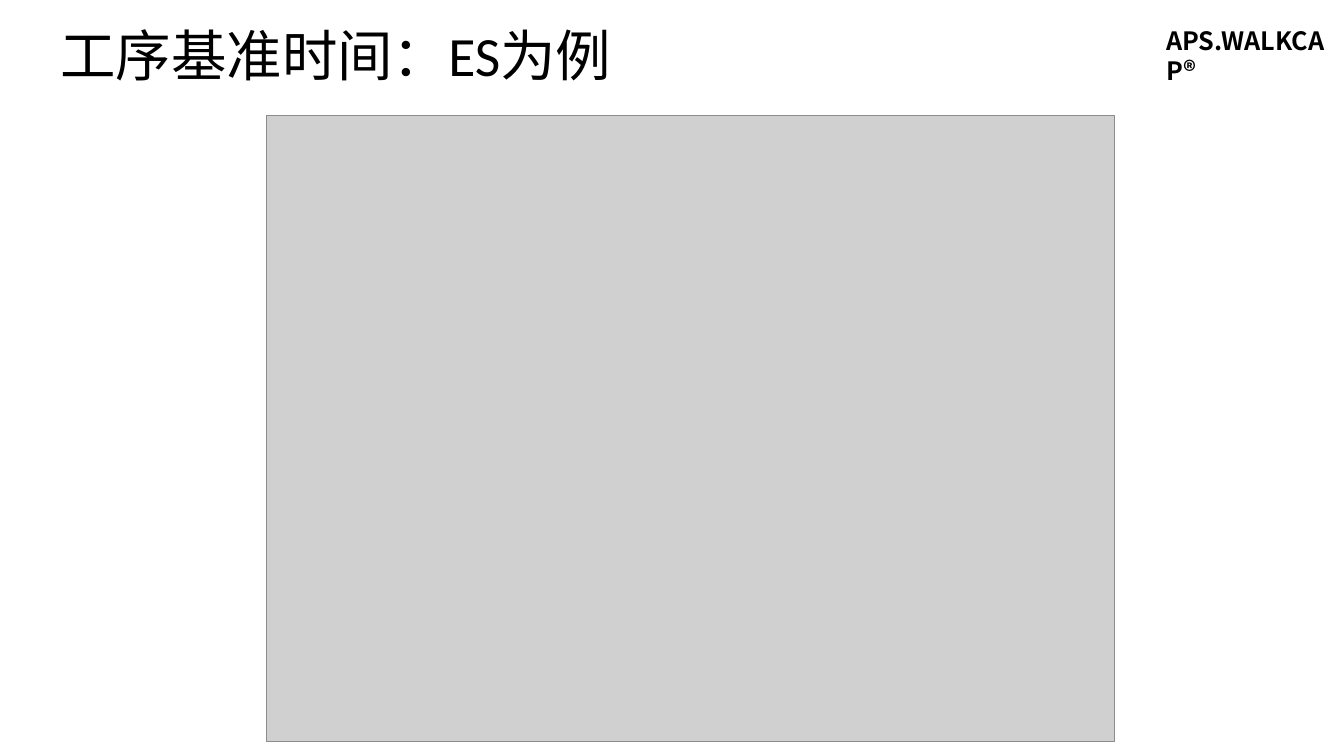
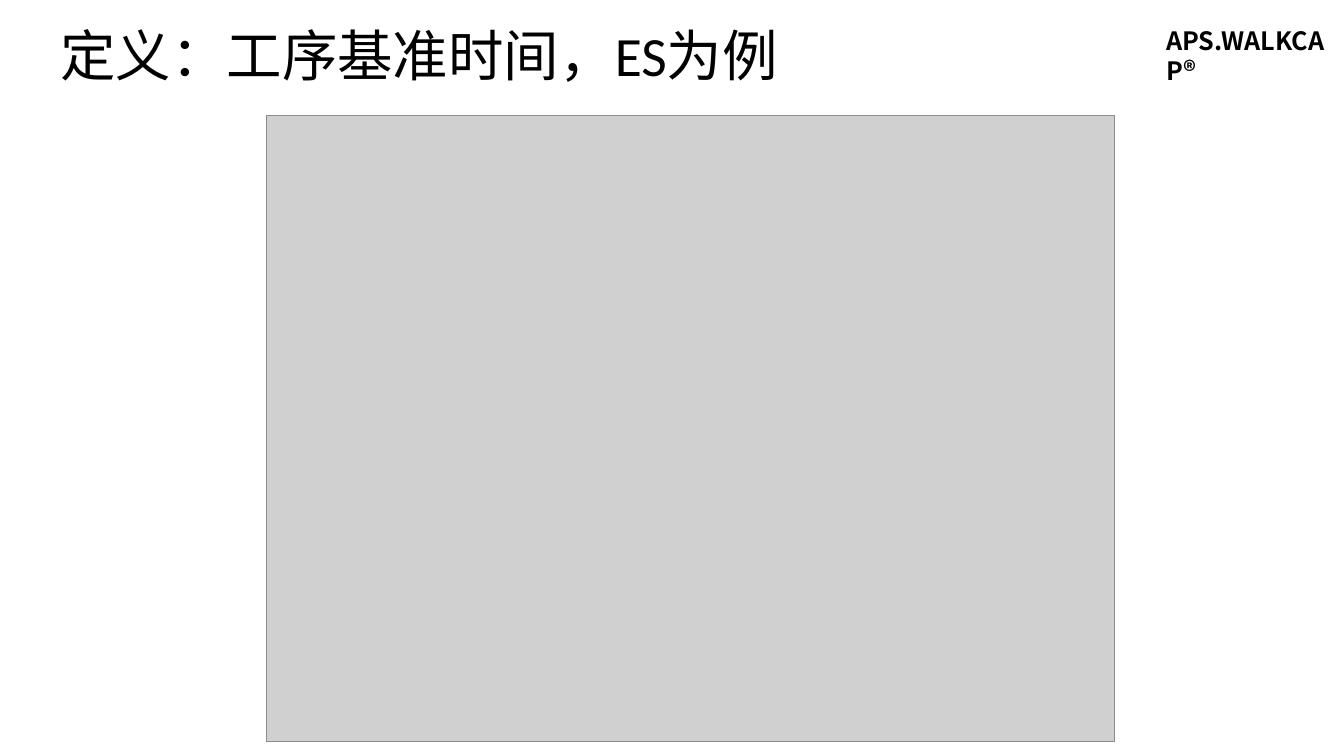
Before and after one commit to walkcap/APS.WALKCAP, a slide deck: slide 6 of WALKCAP-APS-PPT-01-01 APS.WALKCAP®高级计划与排程软件需求分析 第1讲 工艺路线.pptx (slide 7 before the commit). Drawn at 1344x756 pixels with LibreOffice and Linux fonts; fonts in the diff are those of the drawing; grey boxes stand for pictures. Boxes give left, top, right and bottom in pixels: in the first picture for what was removed or moved away, otherwise in the second. Text is boxed around its words. In the diff, an @@ line names an element or a change of style, - is before the commit and + after.

```diff
--- a/WALKCAP-APS-PPT-01-01 APS.WALKCAP®高级计划与排程软件需求分析 第1讲 工艺路线.pptx
+++ b/WALKCAP-APS-PPT-01-01 APS.WALKCAP®高级计划与排程软件需求分析 第1讲 工艺路线.pptx
@@ title at bbox=[60, 29, 777, 82]: text changed @@
-工序基准时间：ES为例
+定义：工序基准时间，ES为例
```
Also in this commit, not shown: 9 other slides changed, 2 slides added, 2 slides removed, 2 other files.
